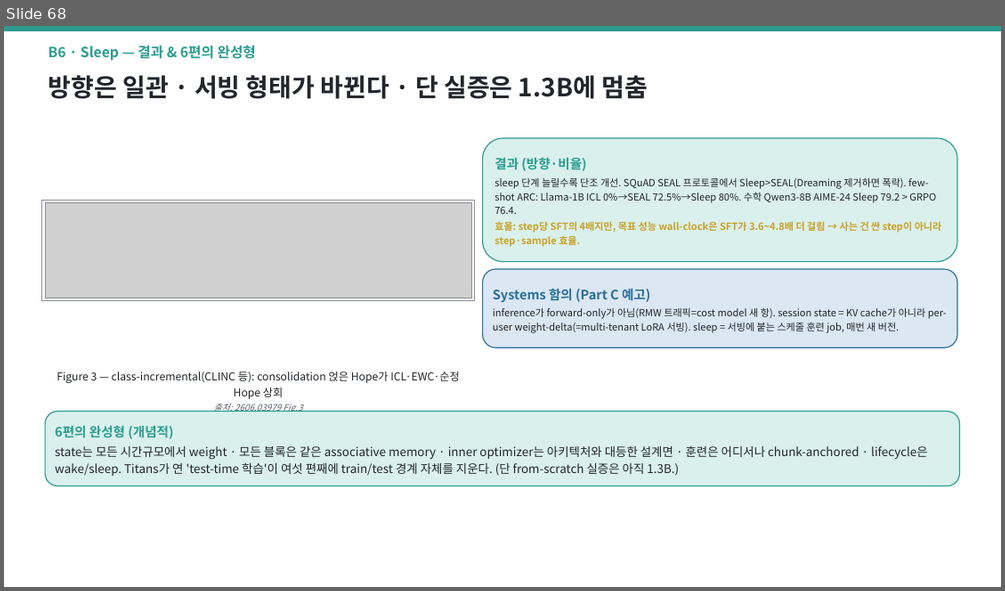
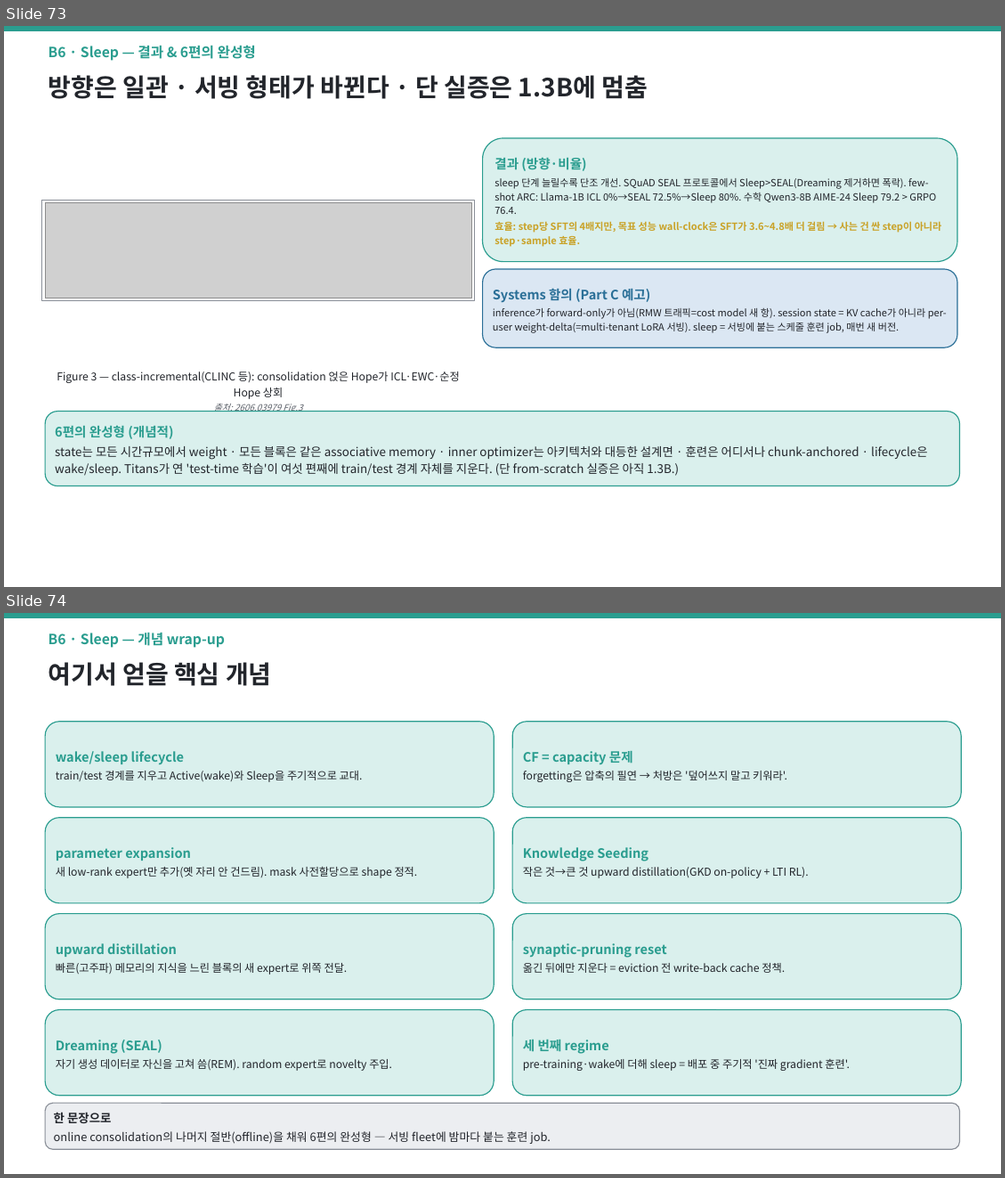
Before and after one commit to jimmylegendary/neural-memory-study, a slide deck: seminar/TTT-seminar.pptx. Shown one above the other, each under a label of ours: slide 68 before the commit, slides 73 and 74 after it. The pictures are 1005x591 and 1005x1178 pixels, drawn with LibreOffice and Linux fonts; fonts in the diff are those of the drawing; grey boxes stand for pictures. Boxes give left, top, right and bottom in pixels: in the first picture for what was removed or moved away, otherwise in the second. Text is boxed around its words. In the diff, an @@ line names an element or a change of style, - is before the commit and + after.

```diff
--- a/seminar/TTT-seminar.pptx
+++ b/seminar/TTT-seminar.pptx
@@ slide 74 added at (4, 613, 1001, 1174), background #FFFFFF @@
@@ rectangle added at (4, 613, 1001, 617), fill #2A9D8F, outline #2A9D8F 1 pt @@
@@ text added at (48, 633, 225, 648), 13.5 pt, text #2A9D8F, bold @@
+B6 · Sleep — 개념 wrap-up
@@ text added at (48, 662, 272, 686), 24 pt, text #22252B, bold @@
+여기서 얻을 핵심 개념
@@ rounded rectangle added at (45, 722, 494, 807), fill #DAF0ED, outline #2A9D8F 1 pt, 10.5 pt, text #22252B @@
+wake/sleep lifecycle
+train/test 경계를 지우고 Active(wake)와 Sleep을 주기적으로 교대.
@@ rounded rectangle added at (512, 722, 961, 807), fill #DAF0ED, outline #2A9D8F 1 pt, 10.5 pt, text #22252B @@
+CF = capacity 문제
+forgetting은 압축의 필연 → 처방은 '덮어쓰지 말고 키워라'.
@@ rounded rectangle added at (45, 817, 494, 903), fill #DAF0ED, outline #2A9D8F 1 pt, 10.5 pt, text #22252B @@
+parameter expansion
+새 low-rank expert만 추가(옛 자리 안 건드림). mask 사전할당으로 shape 정적.
@@ rounded rectangle added at (512, 817, 961, 903), fill #DAF0ED, outline #2A9D8F 1 pt, 10.5 pt, text #22252B @@
+Knowledge Seeding
+작은 것→큰 것 upward distillation(GKD on-policy + LTI RL).
@@ rounded rectangle added at (45, 914, 494, 999), fill #DAF0ED, outline #2A9D8F 1 pt, 10.5 pt, text #22252B @@
+upward distillation
+빠른(고주파) 메모리의 지식을 느린 블록의 새 expert로 위쪽 전달.
@@ rounded rectangle added at (512, 914, 961, 999), fill #DAF0ED, outline #2A9D8F 1 pt, 10.5 pt, text #22252B @@
+synaptic-pruning reset
+옮긴 뒤에만 지운다 = eviction 전 write-back cache 정책.
@@ rounded rectangle added at (45, 1009, 494, 1095), fill #DAF0ED, outline #2A9D8F 1 pt, 10.5 pt, text #22252B @@
+Dreaming (SEAL)
+자기 생성 데이터로 자신을 고쳐 씀(REM). random expert로 novelty 주입.
@@ rounded rectangle added at (512, 1009, 961, 1095), fill #DAF0ED, outline #2A9D8F 1 pt, 10.5 pt, text #22252B @@
+세 번째 regime
+pre-training·wake에 더해 sleep = 배포 중 주기적 '진짜 gradient 훈련'.
@@ rounded rectangle added at (45, 1103, 960, 1149), fill #ECEEF1, outline #8A8F98 1 pt, 11 pt, text #22252B @@
+한 문장으로
+online consolidation의 나머지 절반(offline)을 채워 6편의 완성형 — 서빙 fleet에 밤마다 붙는 훈련 job.
@@ what was slide 68 is now slide 73 @@
```
Also in this commit, not shown: 5 other slides added, 2 other files.
